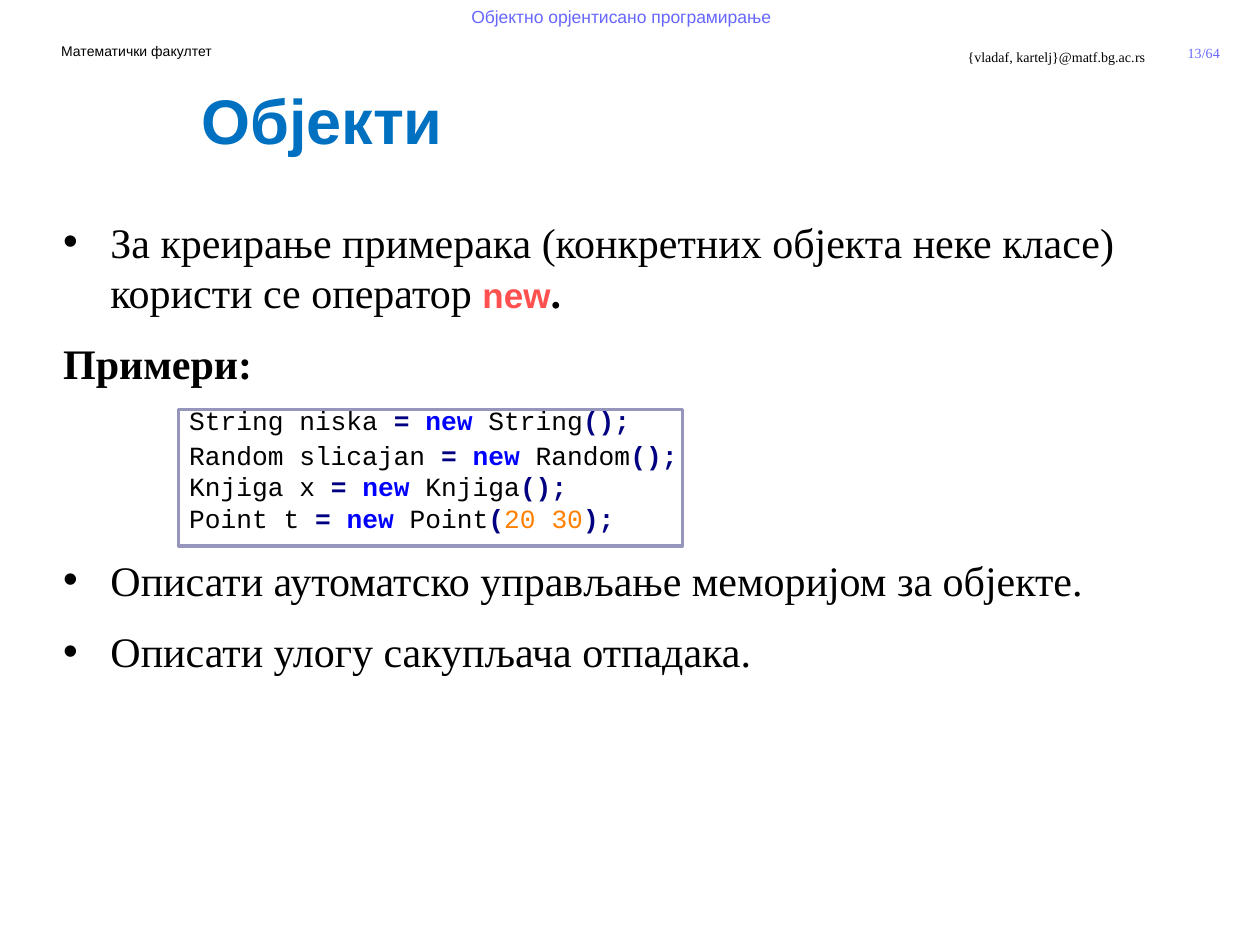
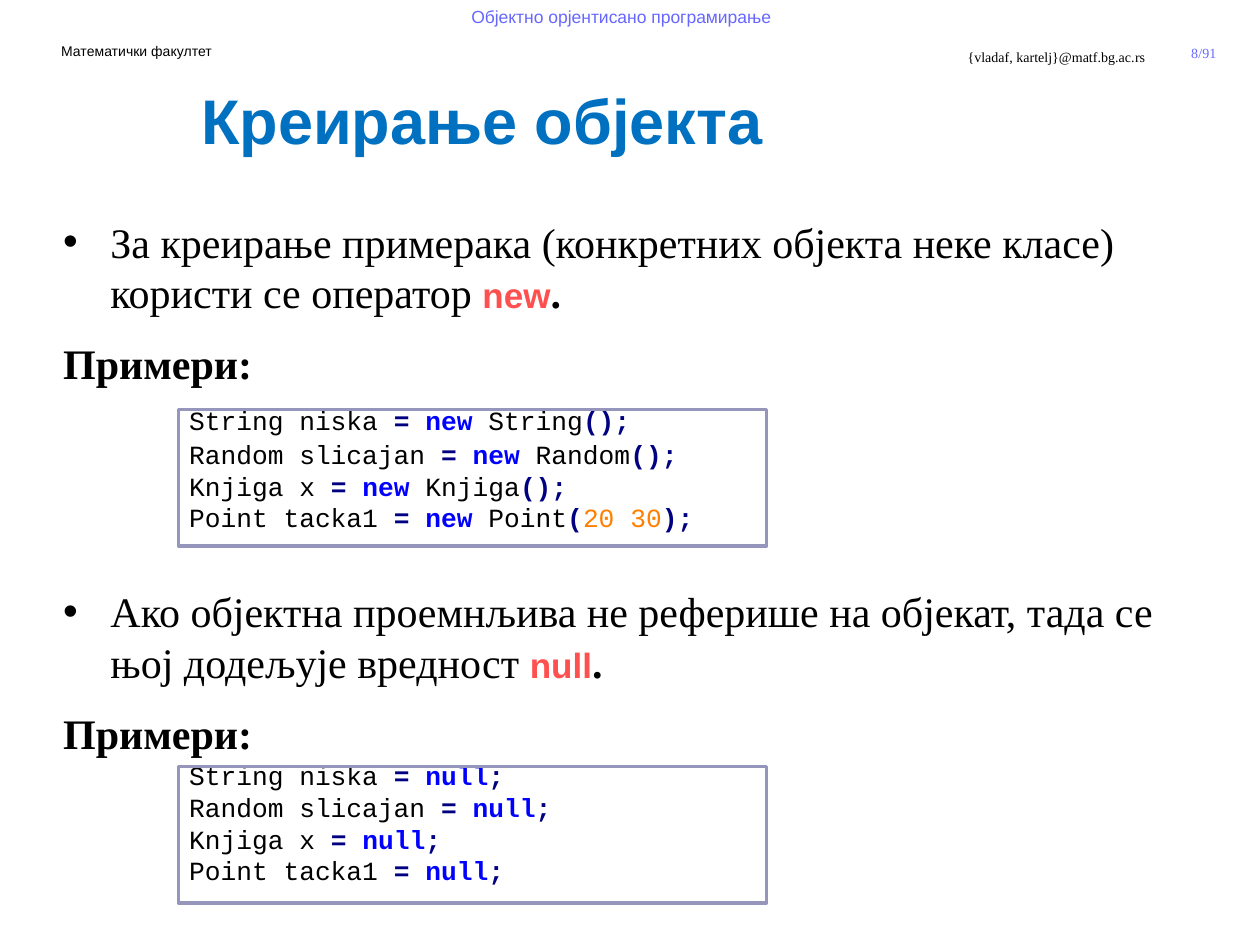
Before and after one commit to MatfOOP/OOP, a slide deck: slide 8 of predavanja/prezentacije/OOP09-Klase u Javi.pptx (slide 13 before the commit). Drawn at 1260x945 pixels with LibreOffice and Linux fonts; fonts in the diff are those of the drawing; background and template pictures are left out. Boxes give left, top, right and bottom in pixels: in the first picture for what was removed or moved away, otherwise in the second. Text is boxed around its words. In the diff, an @@ line names an element or a change of style, - is before the commit and + after.

```diff
--- a/predavanja/prezentacije/OOP09-Klase u Javi.pptx
+++ b/predavanja/prezentacije/OOP09-Klase u Javi.pptx
@@ page number at (1191, 48, 1216, 58): text changed @@
-13/64
+8/91
@@ text at (201, 98, 762, 156): text changed @@
-Објекти
+Креирање објекта
@@ rectangle: place and size @@
-rectangle at (179, 410, 683, 546)
+rectangle at (179, 410, 767, 546)
@@ text at (63, 509, 1153, 885): text changed; size 24 to 15 pt; font Times New Roman to Courier New @@
-Point t = new Point(20 30);
-• Описати аутоматско управљање меморијом за објекте.
-• Описати улогу сакупљача отпадака.
+Point tacka1 = new Point(20 30);
+• Ако објектна проемнљива не реферише на објекат, тада се њој додељује вредност null.
+Примери:
+String niska = null;
+Random slicajan = null;
+Knjiga x = null;
+Point tacka1 = null;
@@ rectangle added at (179, 766, 767, 902), outline #9797BD 2 pt @@
```
Also in this commit, not shown: 25 other slides changed, 27 slides added, 4 other files.
